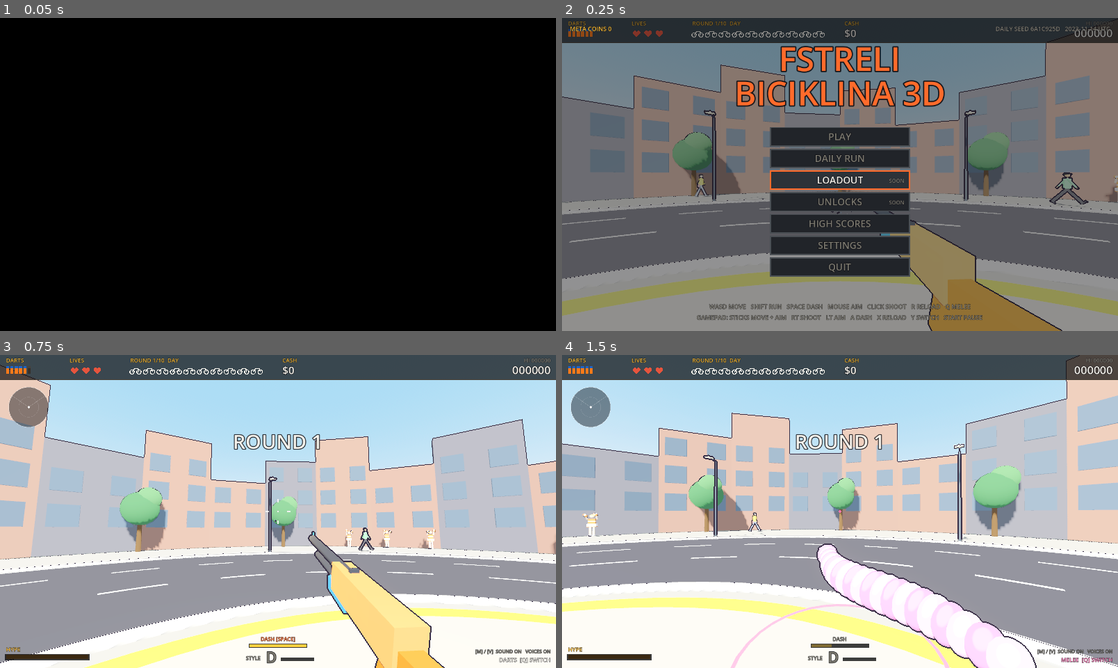
Above: before the commit, frames 1-4 (two rows, left to right).
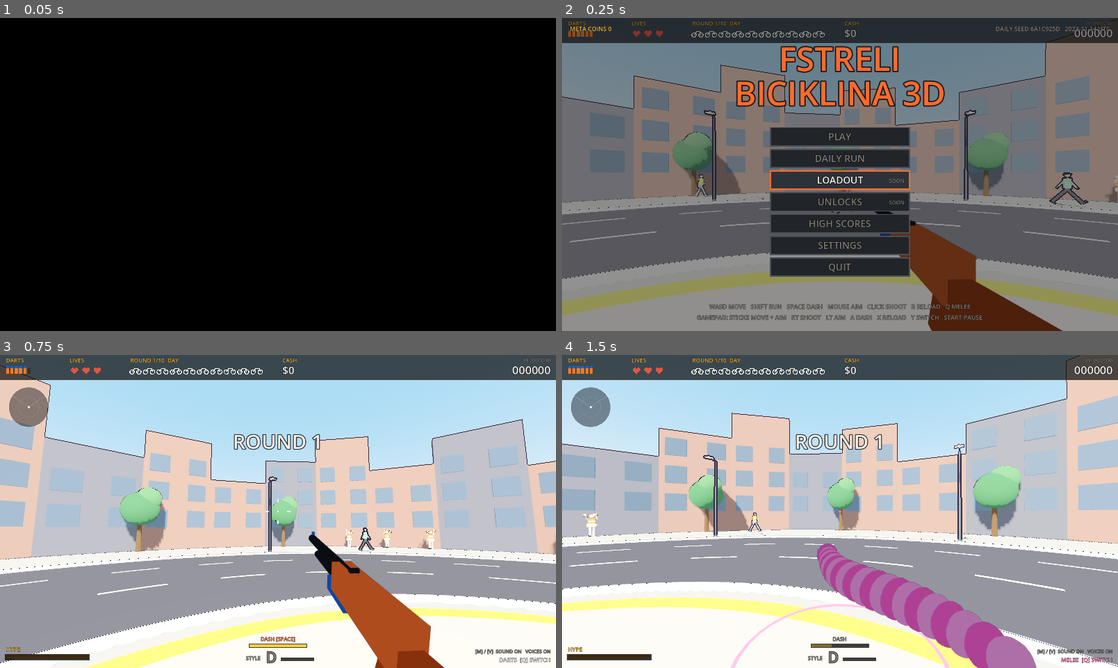
Above: after the commit, the same moments.

Repository: GVihi/FstreliBiciklina3D
Game: Godot game, scene res://main.tscn
Two runs of this game, one before a commit and one after it. Both use one fixed random seed, a clock stepped at 60 frames per second and the inputs below.
Inputs (mouse positions are in pixels of both pictures, inside the frame that each line leads up to):
- Up to frame 1 (0.05 s): no input
- Up to frame 2 (0.25 s): no input
- Up to frame 3 (0.75 s): tap Enter at 0.5 s; move the mouse to (400, 495) at 0.52 s; hold Right from 0.53 s (still down); tap R at 0.6 s; click (400, 495) at 0.67 s
- Up to frame 4 (1.5 s): tap Space at 0.77 s; move the mouse to (812, 511) at 1.27 s; release Right at 1.28 s; hold Up from 1.28 s (still down); tap Q at 1.35 s; click (812, 511) at 1.42 s

Frame 1 is identical in both runs. In frame 2, 4.2% of the frame differs, in the area x 56-91%, y 61-100%; in frame 3, 3.9%; in frame 4, 5.3%, in the area x 45-86%, y 60-100%.

Commit message:
Add a separate viewmodel camera for the gun and worm
Roadmap F2: "Viewmodel setup: separate camera and FOV so the gun
never clips into walls". Left unticked until the owner has checked
it in Godot (the art direction requires an in-game check, a frame
time check and a before/after screenshot).

The dart gun and the gummy worm are now drawn by their own Camera3D
in a transparent SubViewport, composited over the world and below
the HUD (new scripts/viewmodel.gd). The gun nodes stay children of
the world camera, so lighting, the muzzle light and aiming are
untouched; their meshes move to render layer 2, which the world
camera stops drawing and the viewmodel camera draws alone.

- Own FOV (78 hip, 40 ADS, equal to the old defaults), so the gun no
  longer stretches with the FOV slider or the dash kick.
- Own depth buffer, so the gun can not intersect walls, riders or
  bosses.
- Same position, roll and shake as the world camera each frame.
- Own Environment: no sky, no glow, same ambient light and tone
  mapping, re-synced on every lighting theme change.
- Darts leave from the muzzle as the viewmodel camera draws it, even
  when the world FOV differs.
- MSAA follows the F9 quality setting.

Known visual change: the gun no longer gets the depth-edge outline
(it needs the world's depth buffer). Milestone F1 removes the outline
pass anyway.

VIEWMODEL_PASS = false in main.gd restores the old single-camera
behaviour. Syntax checked with gdparse; not run in Godot (not
available here).

Co-Authored-By: Claude Sonnet 5.5 <noreply@anthropic.com>
Claude-Session: https://claude.ai/code/session_01SKuiZuDZhUPDLCeg9pT6gi

Diff:
--- a/scripts/combat.gd
+++ b/scripts/combat.gd
@@ -141,7 +141,10 @@
 		end_pt = org + dir * t_world
 		stick = (world_kind == "floor")
 
-	spawn_dart(g.gun["muzzle"].global_position, end_pt, stick)
+	var muzzle_pt: Vector3 = g.gun["muzzle"].global_position
+	if g.viewmodel != null:
+		muzzle_pt = g.viewmodel.muzzle_point(g.gun["muzzle"])
+	spawn_dart(muzzle_pt, end_pt, stick)
 
 	# near-miss reaction for pedestrians (not the one we hit)
 	for c3 in g.civs:
--- a/scripts/main.gd
+++ b/scripts/main.gd
@@ -25,6 +25,7 @@
 const PlayerScript = preload("res://scripts/player.gd")
 const ScoresScript = preload("res://scripts/scores.gd")
 const MetaScript = preload("res://scripts/meta.gd")
+const ViewmodelScript = preload("res://scripts/viewmodel.gd")
 const DailyScript = preload("res://scripts/daily.gd")
 
 # ------------------------------------------------------------------ tuning
@@ -46,6 +47,8 @@
 const GRAVITY = 18.0
 const PX_TO_M = 0.05
 
+# the gun and worm get their own camera, FOV and depth buffer (viewmodel.gd); false = old single-camera look
+const VIEWMODEL_PASS = true
 const FOV_HIP = 78.0
 const FOV_ADS = 40.0
 const SENS = 0.0022
@@ -238,6 +241,7 @@
 var melee_ring: MeshInstance3D
 var flash_mat: Material
 var outline_quad: MeshInstance3D
+var viewmodel = null            # viewmodel.gd, null when VIEWMODEL_PASS is off
 var strip_mat: StandardMaterial3D
 var disc_mat: StandardMaterial3D
 const STRIP_COL_WARN = Color(1.0, 0.75, 0.15, 0.35)
@@ -304,6 +308,9 @@
 	rubber = Models.build_rubber()
 	cam.add_child(rubber["root"])
 	rubber["root"].visible = false
+	if VIEWMODEL_PASS:
+		viewmodel = ViewmodelScript.new(self)
+		viewmodel.setup(cam, [gun["root"], rubber["root"]], world["env"])
 
 	# floor ring that shows where the rubber can reach
 	melee_ring = MeshInstance3D.new()
@@ -478,6 +485,8 @@
 	var env = world["env"]
 	env.ambient_light_color = th["amb"]
 	env.ambient_light_energy = th["amb_e"]
+	if viewmodel != null:
+		viewmodel.sync_env(env)
 	for l in world["lamps"]:
 		l.visible = th["lamps"]
 	world["lamp_mat"].emission_energy_multiplier = 3.0 if th["lamps"] else 0.0
--- a/scripts/player.gd
+++ b/scripts/player.gd
@@ -232,6 +232,8 @@
 		phase = maxf(phase, 0.5 * (0.5 + 0.5 * sin(g.time * 24.0)))
 	pump.position = Vector3(0.0, pump.position.y, -0.30 + 0.12 * phase)
 	g.gun["light"].light_energy = 3.0 * (g.flash / 0.07) if g.flash > 0.0 else 0.0
+	if g.viewmodel != null:
+		g.viewmodel.update(g.ads_t)
 
 	# rubber swing
 	var sw = 0.0
--- a/scripts/settings.gd
+++ b/scripts/settings.gd
@@ -15,6 +15,8 @@
 
 func apply_quality() -> void:
 	g.get_viewport().msaa_3d = Viewport.MSAA_2X if g.quality == 0 else Viewport.MSAA_DISABLED
+	if g.viewmodel != null:
+		g.viewmodel.set_msaa(g.get_viewport().msaa_3d)
 	var sun: DirectionalLight3D = g.world["sun"]
 	sun.shadow_enabled = g.quality < 2
 	g.outline_quad.visible = g.outlines and g.quality < 2
--- /dev/null
+++ b/scripts/viewmodel.gd
@@ -0,0 +1,96 @@
+extends RefCounted
+# Viewmodel pass (Milestone F2): the gun and the gummy worm are drawn by their own camera, in their own SubViewport,
+# and composited over the world, below the HUD. Two things follow from that:
+#   - the viewmodel has its own field of view, so it no longer stretches with the FOV slider, the dash kick or other camera zooms
+#   - it has its own depth buffer, so the gun can never poke into a wall, a rider or a boss
+# The gun nodes stay children of the main camera (lighting, the muzzle light and the dart spawn point keep working);
+# they are only moved to render layer 2, which the main camera no longer draws and this camera draws alone.
+# Set VIEWMODEL_PASS to false in main.gd to go back to the old single-camera look.
+
+const LAYER_MASK = 2          # render layer 2, as a bit mask
+const FOV_HIP = 78.0          # same as the default world FOV, so the gun looks the same as before at default settings
+const FOV_ADS = 40.0          # zoomed while aiming down sights, like the world camera
+const NEAR = 0.01
+const FAR = 4.0               # the gun is under a metre long; a short range keeps depth precision and the extra shadow pass tiny
+
+var g = null
+var viewport: SubViewport = null
+var camera: Camera3D = null
+var env: Environment = null
+
+func _init(game) -> void:
+	g = game
+
+# main_cam: the world camera; nodes: the viewmodel roots (gun, rubber); world_env: the world's Environment (for ambient light)
+func setup(main_cam: Camera3D, nodes: Array, world_env: Environment) -> void:
+	main_cam.cull_mask = main_cam.cull_mask & ~LAYER_MASK
+	for n in nodes:
+		_to_layer(n)
+
+	var layer = CanvasLayer.new()
+	layer.layer = 0                                   # the HUD is on layer 1, so it draws over the gun
+	g.add_child(layer)
+	var box = SubViewportContainer.new()
+	box.stretch = true                                # the viewport follows the window size
+	box.mouse_filter = Control.MOUSE_FILTER_IGNORE    # never swallow clicks meant for the menus
+	layer.add_child(box)
+	box.set_anchors_and_offsets_preset(Control.PRESET_FULL_RECT)
+
+	viewport = SubViewport.new()
+	viewport.transparent_bg = true
+	viewport.handle_input_locally = false
+	viewport.msaa_3d = g.get_viewport().msaa_3d
+	box.add_child(viewport)                           # no own World3D: it draws the same world as the main viewport
+
+	# own environment: no sky (the world shows through), no glow, same ambient light and tone mapping as the world
+	env = Environment.new()
+	env.background_mode = Environment.BG_CLEAR_COLOR
+	env.ambient_light_source = Environment.AMBIENT_SOURCE_COLOR
+	env.tonemap_mode = world_env.tonemap_mode
+	env.glow_enabled = false
+	sync_env(world_env)
+
+	camera = Camera3D.new()
+	camera.cull_mask = LAYER_MASK
+	camera.near = NEAR
+	camera.far = FAR
+	camera.fov = FOV_HIP
+	camera.environment = env
+	viewport.add_child(camera)
+	camera.make_current()
+
+# gives the gun's meshes to the viewmodel layer. Lights are left alone: they light by their own cull mask, not by layer.
+func _to_layer(n: Node) -> void:
+	if n is MeshInstance3D:
+		n.layers = LAYER_MASK
+	for ch in n.get_children():
+		_to_layer(ch)
+
+# the world environment changes with the lighting theme; the viewmodel follows its ambient light
+func sync_env(world_env: Environment) -> void:
+	env.ambient_light_color = world_env.ambient_light_color
+	env.ambient_light_energy = world_env.ambient_light_energy
+	env.tonemap_mode = world_env.tonemap_mode
+
+func set_msaa(mode: int) -> void:
+	viewport.msaa_3d = mode
+
+# once per frame after the world camera has moved: same position and roll (so shake and slide tilt carry over), own FOV
+func update(ads_t: float) -> void:
+	camera.global_transform = g.cam.global_transform
+	camera.fov = lerpf(FOV_HIP, FOV_ADS, ads_t)
+
+# Where a dart should leave the gun. The muzzle is where the viewmodel camera draws it; the world camera may use another FOV,
+# so the point is taken from the muzzle's spot on screen and put back into the world along the world camera's ray.
+func muzzle_point(muzzle: Node3D) -> Vector3:
+	var p = muzzle.global_position
+	if camera == null or viewport.size.x <= 0 or viewport.size.y <= 0:
+		return p
+	update(g.ads_t)
+	var depth = -(g.cam.global_transform.affine_inverse() * p).z
+	if depth < 0.05:
+		return p
+	var shown = camera.unproject_position(p)
+	var main_size = g.get_viewport().get_visible_rect().size
+	var on_main = Vector2(shown.x / float(viewport.size.x) * main_size.x, shown.y / float(viewport.size.y) * main_size.y)
+	return g.cam.project_position(on_main, depth)
Not shown, changed: README.md
